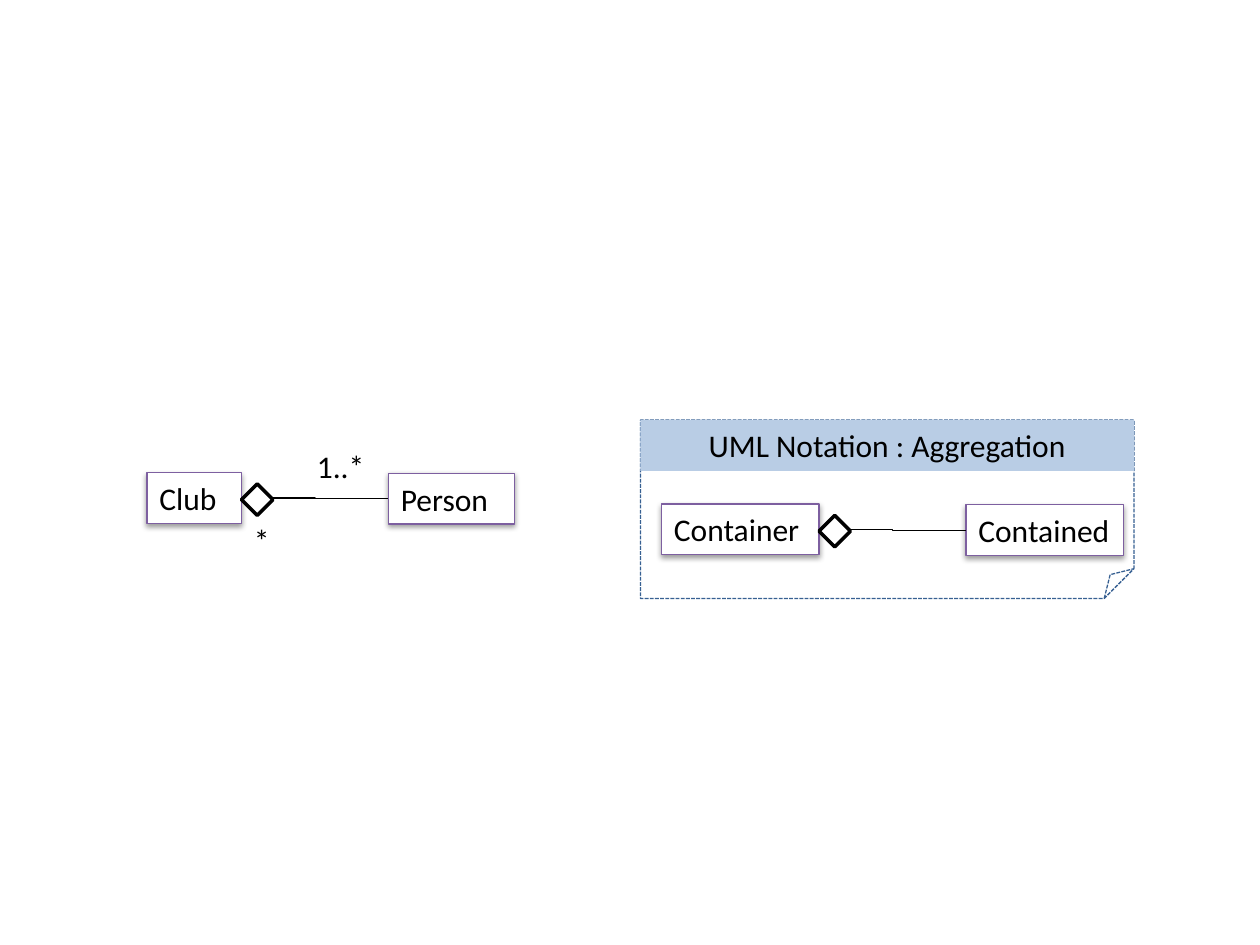
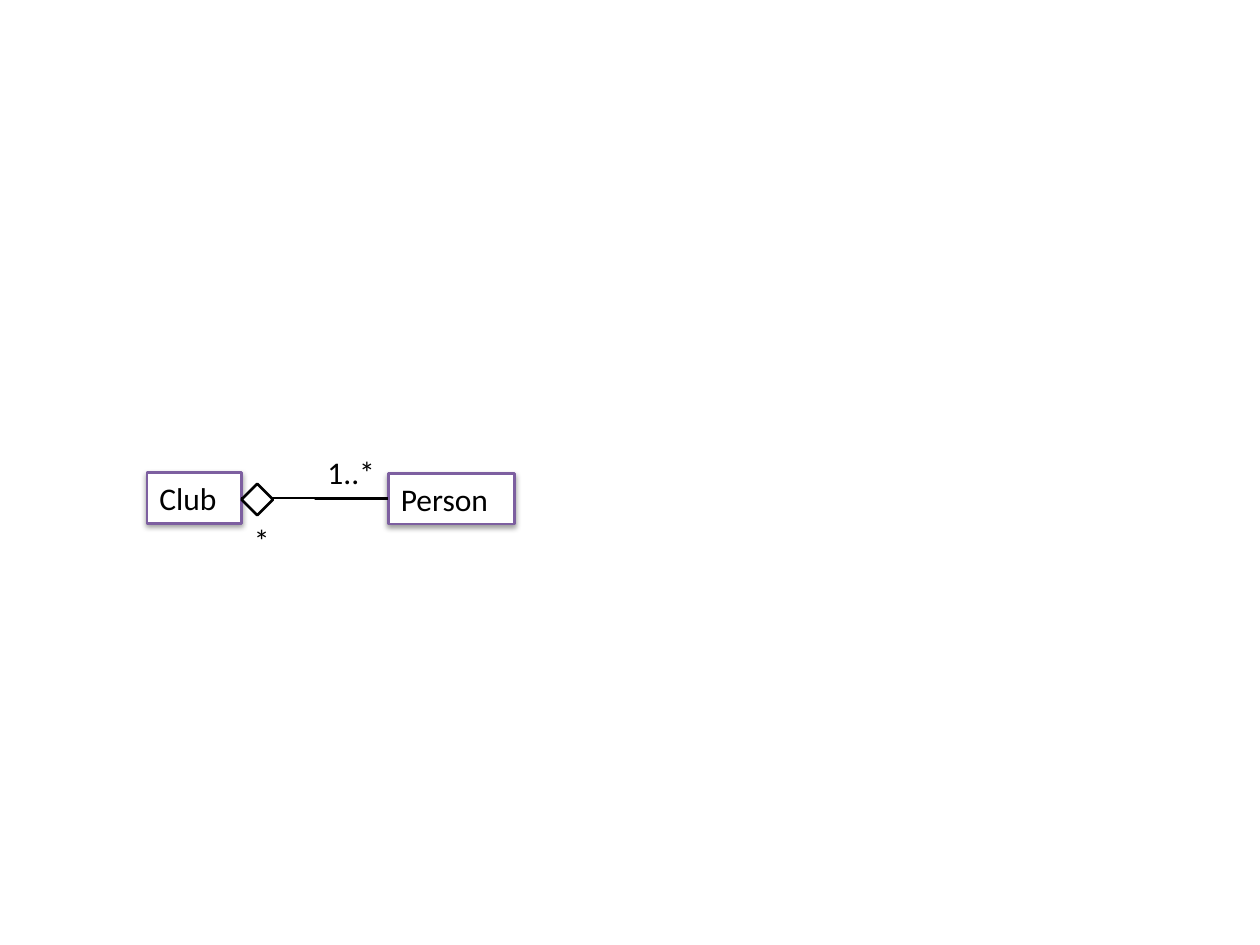
Before and after one commit to se-edu/se-book, a slide deck: slide 1 of diagrams/uml/classDiagrams/aggregation/clubPerson.pptx. Drawn at 1260x945 pixels with LibreOffice and Linux fonts; fonts in the diff are those of the drawing. Boxes give left, top, right and bottom in pixels: in the first picture for what was removed or moved away, otherwise in the second. Text is boxed around its words. In the diff, an @@ line names an element or a change of style, - is before the commit and + after.

Commit message:
uml/aggregation: extract notation as separate diagram

```diff
--- a/diagrams/uml/classDiagrams/aggregation/clubPerson.pptx
+++ b/diagrams/uml/classDiagrams/aggregation/clubPerson.pptx
@@ text "1..*": place and size @@
-text "1..*" at (317,455,365,479)
+text "1..*" at (327,461,375,485)
@@ folded corner removed at (640,420,1134,598) @@
@@ rectangle removed at (640,420,1134,470) @@
-UML Notation : Aggregation
@@ rectangle removed at (662,504,819,554) @@
-Container
@@ rectangle removed at (966,505,1124,556) @@
-Contained
@@ elbow line removed from (819, 529) to (966, 530) @@
@@ diamond removed at (819,515,850,547) @@
```
Also in this commit, not shown: 4 other files.
